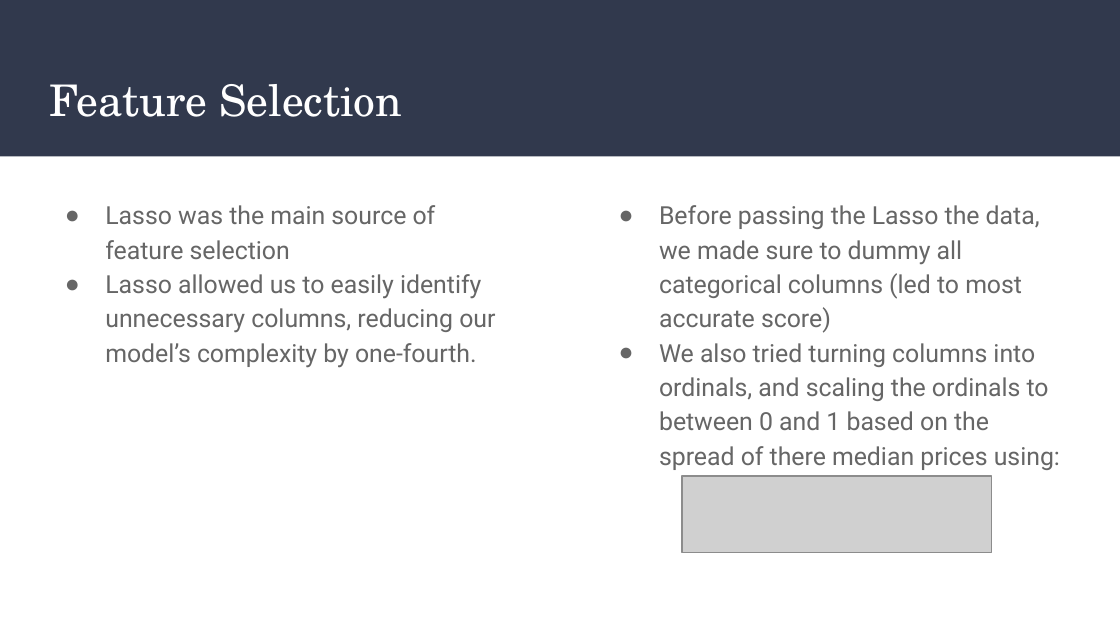
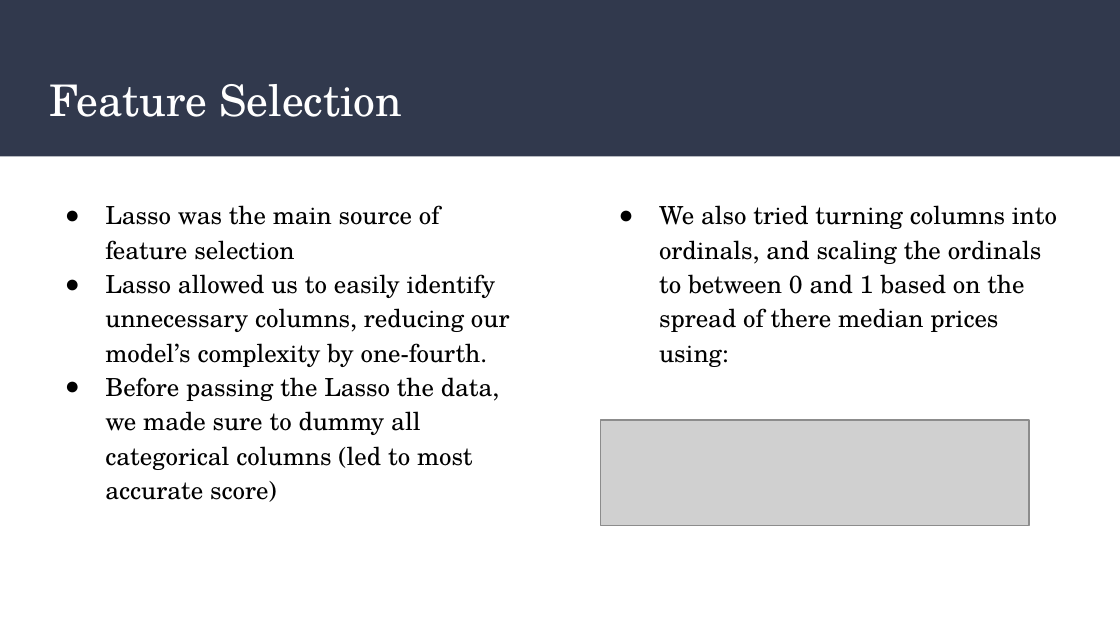
Before and after one commit to saudino480/machina_ex_kaggle, a slide deck: slide 10 of presentation/Machina-Ex-Kaggle Presentation_beta.pptx (slide 9 before the commit). Drawn at 1120x630 pixels with LibreOffice and Linux fonts; fonts in the diff are those of the drawing; grey boxes stand for pictures. Boxes give left, top, right and bottom in pixels: in the first picture for what was removed or moved away, otherwise in the second. Text is boxed around its words. In the diff, an @@ line names an element or a change of style, - is before the commit and + after.

```diff
--- a/presentation/Machina-Ex-Kaggle Presentation_beta.pptx
+++ b/presentation/Machina-Ex-Kaggle Presentation_beta.pptx
@@ text at (x1=105, y1=205, x2=510, y2=367): font Roboto to TeX Gyre Schola, text colour #666666 to #000000 in "Lasso was the main source of feature ...", "Lasso allowed us to easily identify unnecessary ..."; bullet colour #666666 to #000000 @@
@@ text "We also tried turning columns ..." at (x1=659, y1=205, x2=1057, y2=367): font Roboto to TeX Gyre Schola, text colour #666666 to #000000; bullet colour #666666 to #000000 @@
@@ text at (x1=659, y1=205, x2=1040, y2=333): paragraph removed @@
-● Before passing the Lasso the data, we made sure to dummy all categorical columns (led to most accurate score)
@@ text at (x1=105, y1=377, x2=499, y2=502): paragraph added @@
+● Before passing the Lasso the data, we made sure to dummy all categorical columns (led to most accurate score)
@@ picture resized from (x1=682, y1=476, x2=992, y2=552) to (x1=600, y1=420, x2=1028, y2=525) @@
```
Also in this commit, not shown: 11 other slides changed, 1 slide added, 2 other files.
